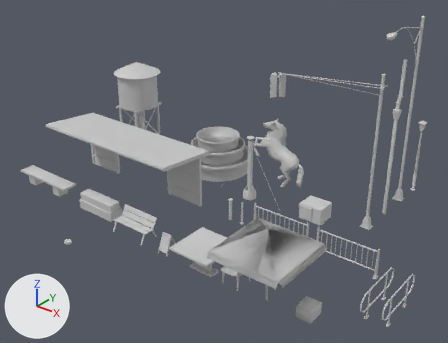
What one commit did to the FBX model Assets/Classical_city/Models/probs_b.FBX.
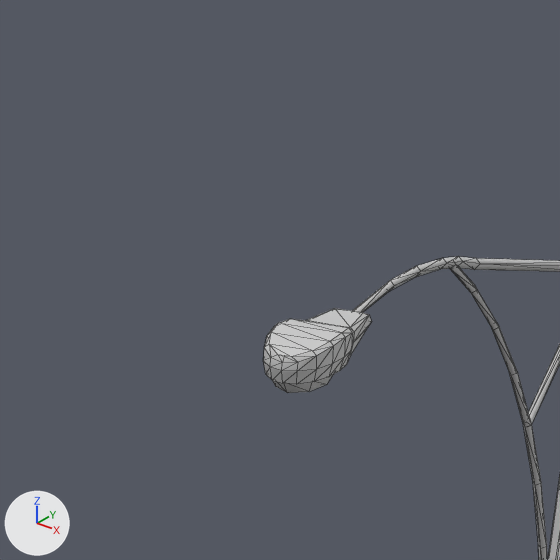
The first picture shows the older version from a 50 mm lens placed at (0.0645, -0.084, 0.0609), pointed at (-0.0023, -0.0005, 0.0091). The close-ups show both versions on the part from 80% to 93% of the width and 0% to 17% of the height of that picture; other places that the commit changed are outside them. Every picture has the same lights, and +X, +Y and +Z are marked at lower left. The close-ups show mesh edges as thin lines. Where no turn or scale is listed for an object, it has been applied to the vertices. Vertices at the same position are counted once.

The first close-up shows 'Street Light'.
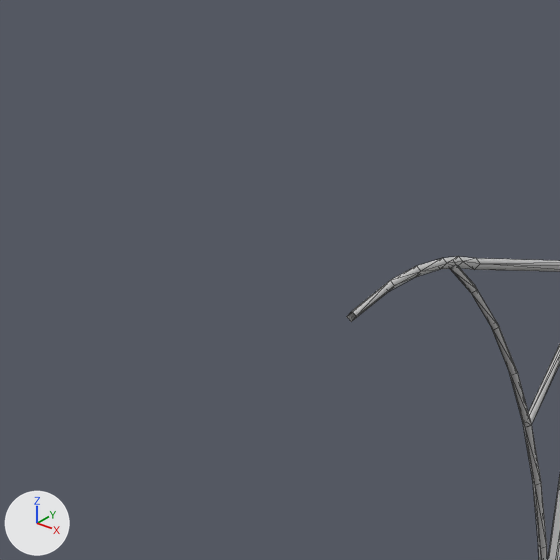
Where the newer file only moved an object's origin or applied its transform, the numbers keep the older frame.

Changed parts and their boxes [x1, y1, x2, y2] in the close-ups (560 x 560 px):
'Street Light', reshaped
    before: [263, 256, 560, 560]
    after: [347, 256, 560, 560]
part 1 of me_mesh_016, deleted
    before: [263, 308, 371, 384]
part 2 of me_mesh_016, deleted
    before: [272, 375, 333, 393]

Diff of the bpy script that builds the scene:
```diff
--- a/Assets/Classical_city/Models/probs_b.FBX.py
+++ b/Assets/Classical_city/Models/probs_b.FBX.py
@@ me_mesh_016 @@
 me_mesh_016.from_pydata(...)  # 343 vertices, 498 faces; spans x -0.001..0.001, y -0.0141..0.0008, z 0.0..0.0373
 # used by ob_street_light; location = (0.02199, 0.02657, 0.00001)
+# me_mesh_016 part 1: the loose piece of 61 vertices spanning x -0.0007..0.0007, y -0.0141..-0.0112, z 0.0356..0.0364 is deleted
+# me_mesh_016 part 2: the loose piece of 17 vertices spanning x -0.0006..0.0005, y -0.0139..-0.0122, z 0.0354..0.0358 is deleted
 me_mesh_016.materials.append(mat_material__222)
```
